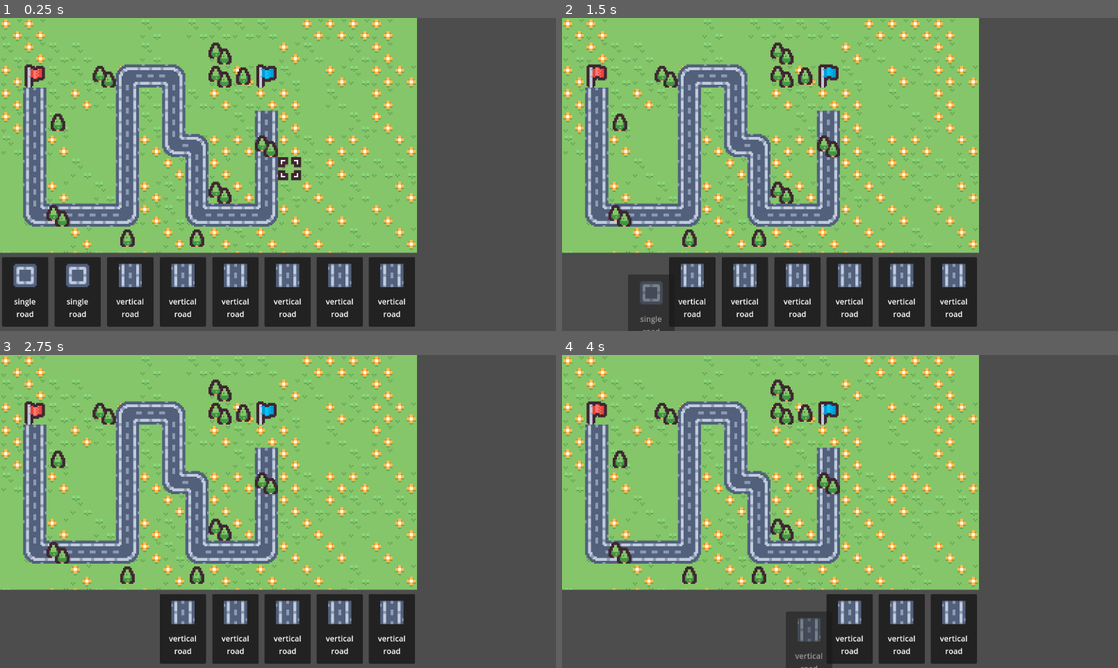
Above: before the commit, frames 1-4 (two rows, left to right).
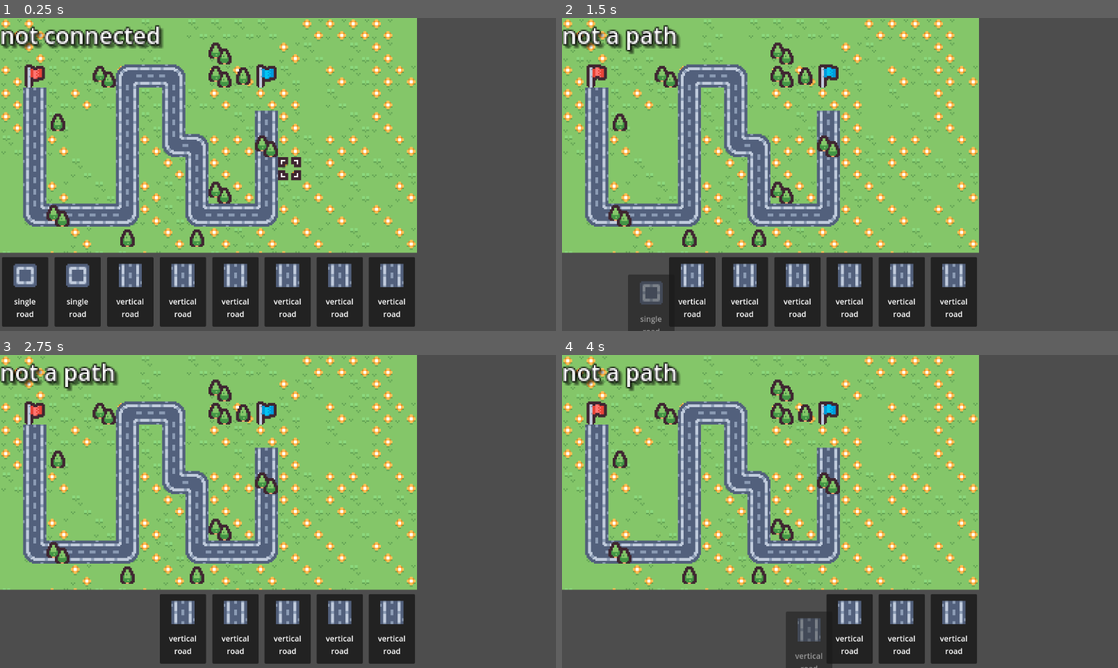
Above: after the commit, the same moments.

Repository: nuzcraft/trails-roads-rails
Game: Godot game, scene res://scenes/main.tscn
The game is run twice, just before and just after one commit, with the same random seed, the same clock (stepped at 60 frames per second) and the same inputs.
Inputs (mouse positions are in pixels of both pictures, inside the frame that each line leads up to):
- Up to frame 1 (0.25 s): no input
- Up to frame 2 (1.5 s): tap Enter at 0.5 s; move the mouse to (589, 293) at 0.52 s; click (589, 293) at 0.67 s; tap Space at 1.25 s; move the mouse to (639, 293) at 1.27 s; click (639, 293) at 1.42 s
- Up to frame 3 (2.75 s): tap Enter at 2 s; move the mouse to (127, 630) at 2.02 s; click (127, 630) at 2.17 s
- Up to frame 4 (4 s): tap Space at 2.75 s; move the mouse to (745, 630) at 2.77 s; click (745, 630) at 2.92 s; tap Enter at 3.5 s; move the mouse to (795, 630) at 3.52 s; click (795, 630) at 3.67 s

The runs differ from the first frame. In frame 1, 1.7% of the frame differs, in the area x 0-30%, y 2-10%; in frame 2, 1.2%; in frame 3, 1.2%; in frame 4, 1.2%.

Commit message:
adding some astar pathfinding

Diff:
--- a/scenes/card/card.gd
+++ b/scenes/card/card.gd
@@ -4,6 +4,7 @@
 signal card_dropped(card, atlas_position)
 
 @export var card_name: String = "single road"
+@export var connection_array: Array[String] = ["N", "S", "E", "W"]
 
 var return_pos: Vector2
 #var return_global_pos: Vector2
--- a/scenes/card/road/vert_road_card.tscn
+++ b/scenes/card/road/vert_road_card.tscn
@@ -9,6 +9,7 @@
 
 [node name="VertRoadCard" instance=ExtResource("1_l0aw3")]
 card_name = "vertical road"
+connection_array = Array[String](["N", "S"])
 
 [node name="TextureRect" parent="PanelContainer/VBoxContainer" index="1"]
 texture = SubResource("AtlasTexture_5yw3f")
--- a/scenes/grid_cursor.tscn
+++ b/scenes/grid_cursor.tscn
@@ -8,6 +8,7 @@
 region = Rect2(112, 48, 16, 16)
 
 [node name="GridCursor" type="Node2D"]
+position = Vector2(56, -24)
 script = ExtResource("1_bn804")
 
 [node name="Sprite2D" type="Sprite2D" parent="."]
--- a/scenes/main.gd
+++ b/scenes/main.gd
@@ -3,6 +3,11 @@
 @onready var sub_viewport_container: SubViewportContainer = $Control/SubViewportContainer
 @onready var tile_map_layer_base: TileMapLayer = $Control/SubViewportContainer/SubViewport/TileMapLayerBase
 @onready var tile_map_layer_path: TileMapLayer = $Control/SubViewportContainer/SubViewport/TileMapLayerPath
+@onready var label: Label = $Control/SubViewportContainer/SubViewport2/Label
+
+var astar: AStar2D
+var source := Vector2(1, 2)
+var target := Vector2(11, 2)
 
 # Called when the node enters the scene tree for the first time.
 func _ready() -> void:
@@ -12,20 +17,8 @@
 	$Control/HandContainer/CardContainer3/VertRoadCard.card_dropped.connect(on_card_dropped)
 	$Control/HandContainer/CardContainer4/VertRoadCard2.card_dropped.connect(on_card_dropped)
 
-	var astar: AStar2D = AStar2D.new()
-	var current_id: int
-	for cell in tile_map_layer_path.get_used_cells():
-		print(cell)
-		current_id = astar.get_available_point_id()
-		astar.add_point(current_id, cell)
-		for other_id in astar.get_point_ids():
-			var diff: Vector2 = abs(astar.get_point_position(other_id) - Vector2(cell))
-			if (diff.x == 1 and diff.y == 0) or (diff.x == 0 and diff.y == 1):
-				astar.connect_points(current_id, other_id)
-
-	var flag_1_id = astar.get_closest_point(Vector2(1, 2))
-	var flag_2_id = astar.get_closest_point(Vector2(11, 2))
-	print(astar.get_point_path(flag_1_id, flag_2_id))
+	label.text = "not connected"
+	astar = initialize_astar()
 
 
 # Called every frame. 'delta' is the elapsed time since the previous frame.
@@ -35,4 +28,39 @@
 func on_card_dropped(card: Card, atlas_position: Vector2) -> void:
 	var cell_coord: Vector2i = tile_map_layer_path.local_to_map(tile_map_layer_path.get_local_mouse_position())
 	tile_map_layer_path.set_cell(cell_coord, 0, atlas_position)
+	add_point_to_astar(cell_coord, card.connection_array)
 	card.queue_free()
+	if check_astar_path(source, target):
+		label.text = "you win"
+	else:
+		label.text = "not a path"
+
+func initialize_astar() -> AStar2D:
+	var astar: AStar2D = AStar2D.new()
+	var current_id: int
+	for cell in tile_map_layer_path.get_used_cells():
+		current_id = astar.get_available_point_id()
+		astar.add_point(current_id, cell)
+		for other_id in astar.get_point_ids():
+			var diff: Vector2 = abs(astar.get_point_position(other_id) - Vector2(cell))
+			if (diff.x == 1 and diff.y == 0) or (diff.x == 0 and diff.y == 1):
+				astar.connect_points(current_id, other_id)
+	return astar
+
+func add_point_to_astar(cell_pos: Vector2, conn_array: Array[String]) -> void:
+	var current_id: int = astar.get_available_point_id()
+	astar.add_point(current_id, cell_pos)
+	#print(cell_pos)
+	for other_id in astar.get_point_ids():
+		var diff: Vector2 = abs(astar.get_point_position(other_id) - Vector2(cell_pos))
+		#print(diff)
+		for conn in conn_array:
+			if conn == "N" and diff == Vector2(0, 1):
+				astar.connect_points(current_id, other_id)
+			elif conn == "S" and diff == Vector2(0, -1):
+				astar.connect_points(current_id, other_id)
+
+func check_astar_path(src: Vector2, trgt: Vector2) -> Array:
+	var src_id = astar.get_closest_point(src)
+	var trgt_id = astar.get_closest_point(trgt)
+	return astar.get_point_path(src_id, trgt_id)
--- a/scenes/main.tscn
+++ b/scenes/main.tscn
@@ -1,10 +1,17 @@
-[gd_scene load_steps=6 format=4 uid="uid://c7gdxxf0oydxh"]
+[gd_scene load_steps=7 format=4 uid="uid://c7gdxxf0oydxh"]
 
 [ext_resource type="TileSet" uid="uid://csb8dcao3si8j" path="res://resources/tiny-battle-tileset.tres" id="1_ow657"]
 [ext_resource type="Script" path="res://scenes/main.gd" id="1_ukryv"]
 [ext_resource type="PackedScene" uid="uid://7sblqvhw6rhk" path="res://scenes/grid_cursor.tscn" id="2_7h2p8"]
 [ext_resource type="PackedScene" uid="uid://cxvwx7q4ct2qd" path="res://scenes/card/card.tscn" id="2_ur03e"]
 [ext_resource type="PackedScene" uid="uid://dqnmna5yxls28" path="res://scenes/card/road/vert_road_card.tscn" id="5_cmo2r"]
+
+[sub_resource type="LabelSettings" id="LabelSettings_1bfa1"]
+outline_size = 3
+outline_color = Color(0, 0, 0, 1)
+shadow_size = 4
+shadow_color = Color(0, 0, 0, 0.333333)
+shadow_offset = Vector2(2, 2)
 
 [node name="Main" type="Node"]
 script = ExtResource("1_ukryv")
@@ -45,7 +52,17 @@
 tile_set = ExtResource("1_ow657")
 
 [node name="GridCursor" parent="Control/SubViewportContainer/SubViewport" instance=ExtResource("2_7h2p8")]
-position = Vector2(216, 24)
+position = Vector2(1160, 40)
+
+[node name="SubViewport2" type="SubViewport" parent="Control/SubViewportContainer"]
+transparent_bg = true
+size = Vector2i(864, 486)
+
+[node name="Label" type="Label" parent="Control/SubViewportContainer/SubViewport2"]
+offset_right = 40.0
+offset_bottom = 23.0
+text = "boring text"
+label_settings = SubResource("LabelSettings_1bfa1")
 
 [node name="HandContainer" type="GridContainer" parent="Control"]
 layout_mode = 1
Binary file added: screenshots/002_pathfinding.gif
